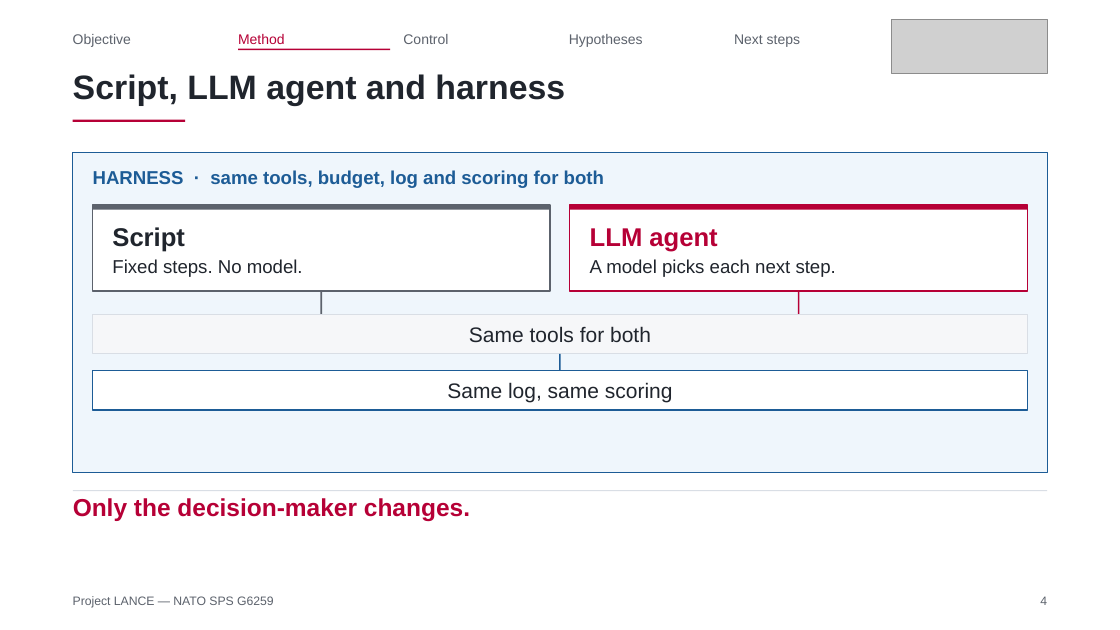
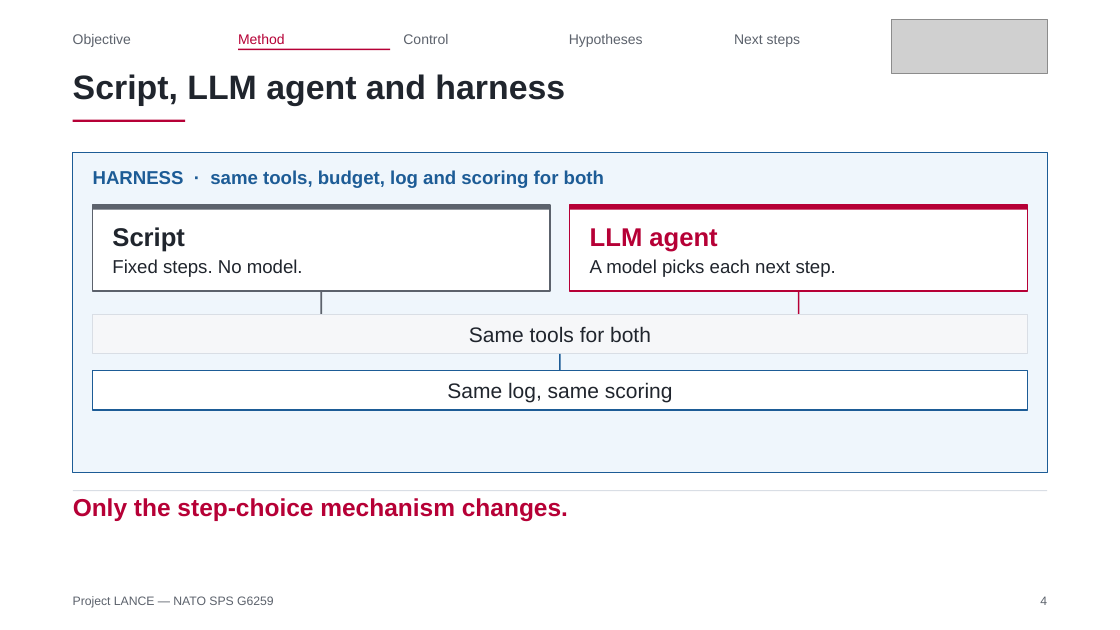
Before and after one commit to Tanguyvans/LANCE, a slide deck: slide 4 of objectifs/presentation-2026-10-23/slides.pptx. Drawn at 1120x630 pixels with LibreOffice and Linux fonts; fonts in the diff are those of the drawing; grey boxes stand for pictures. Boxes give left, top, right and bottom in pixels: in the first picture for what was removed or moved away, otherwise in the second. Text is boxed around its words. In the diff, an @@ line names an element or a change of style, - is before the commit and + after.

```diff
--- a/objectifs/presentation-2026-10-23/slides.pptx
+++ b/objectifs/presentation-2026-10-23/slides.pptx
@@ text at (x1=73, y1=498, x2=568, y2=521): text changed @@
-Only the decision-maker changes.
+Only the step-choice mechanism changes.
```
Also in this commit, not shown: 3 other slides changed, 3 other files.
